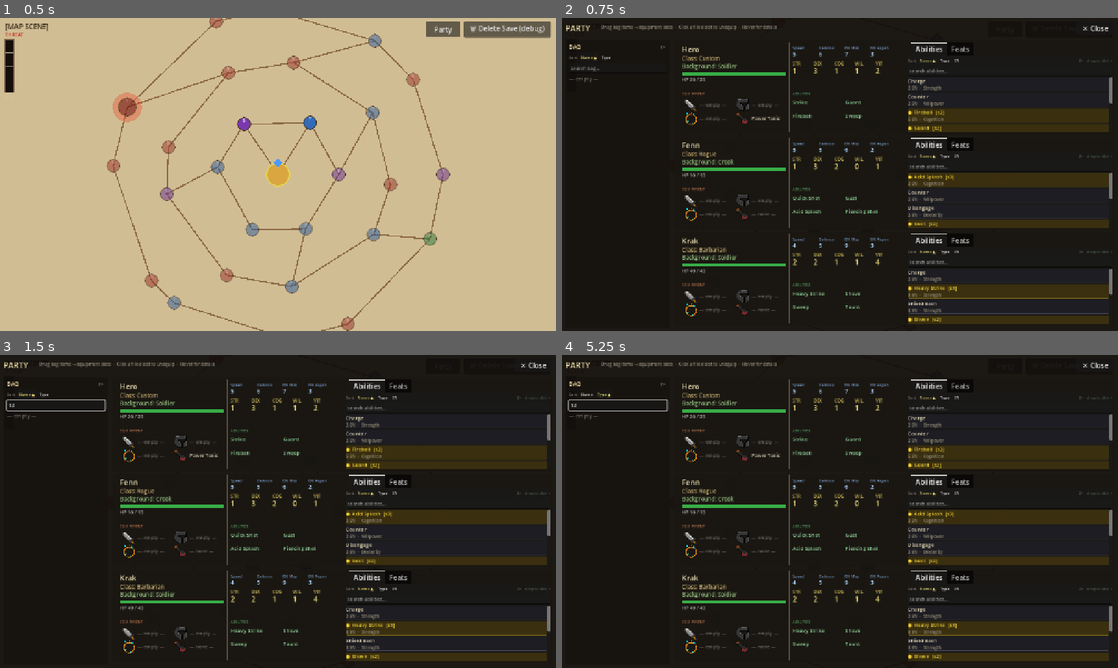
Above: before the commit, frames 1-4 (two rows, left to right).
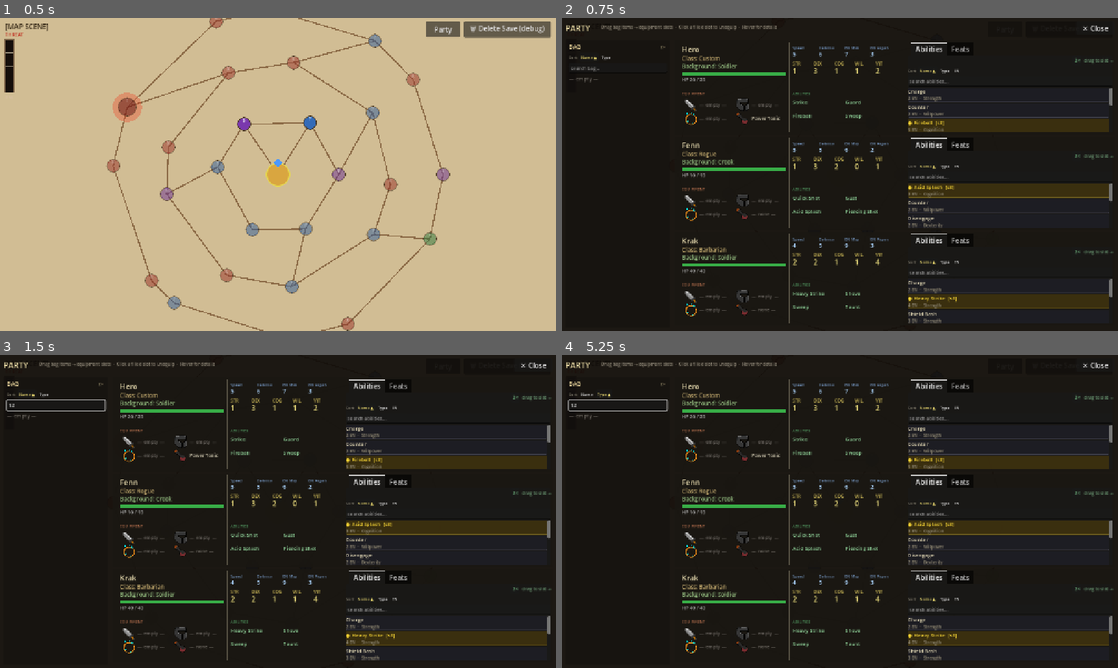
Above: after the commit, the same moments.

Repository: caleb-the-dev/RogueFinder
Game: Godot game, scene res://main.tscn
Same seed, same stepped clock (60 frames per second), same inputs: the game is played once before the commit and once after it.
Inputs (mouse positions are in pixels of both pictures, inside the frame that each line leads up to):
- Up to frame 1 (0.5 s): no input
- Up to frame 2 (0.75 s): click "Party" at 0.5 s
- Up to frame 3 (1.5 s): click (55, 405) at 1.27 s; type "12" at 1.35 s
- Up to frame 4 (5.25 s): click "2×" at 2 s; click "1×" at 2.75 s; click "Name ▲" at 3.5 s; click "Name ▼" at 4.25 s; click "Type" at 5 s

Frame 1 is identical in both runs. In frame 2, 9.7% of the frame differs, in the area x 62-100%, y 13-98%; in frame 3, 9.7%; in frame 4, 9.7%.

Commit message:
feat(ui): party sheet — inventory compare, ability 2x fix, prominent view controls
- Inventory drag-compare: hovering equipment over a filled slot shows CURRENT vs
  REPLACING panel; consumable slots get the same treatment
- Refactored compare panel into _make_compare_panel / _make_compare_col helpers
  so all three compare functions (abilities, equip, consumable) share the code
- Ability 2x mode: hide EN/type sub-line so items are less cramped; name scales
  to 11px; SIZE_EXPAND_FILL on each panel ensures grid fills available width
- Ability tab: view toggle (1x/2x) and 'drag to slot' moved to a dedicated top
  bar above the sort row with larger font for better visibility

Co-Authored-By: Claude Sonnet 4.6 <noreply@anthropic.com>

Diff:
--- a/rogue-finder/scripts/party/PartySheet.gd
+++ b/rogue-finder/scripts/party/PartySheet.gd
@@ -663,11 +663,26 @@
 				)
 
 		var st: int = slot_type; var mi: int = member_idx; var sf: String = slot_field
+		var cur_eq_cap: EquipmentData = eq
+		var cur_con_cap: String = member.consumable
+		var sb_cap: Button = slot_btn
 		slot_btn.set_drag_forwarding(
 			Callable(),
-			func(_p: Vector2, data: Variant) -> bool:
-				return _can_drop_here(data, st, is_dead),
+			func(drop_pos: Vector2, data: Variant) -> bool:
+				if _can_drop_here(data, st, is_dead):
+					if data is Dictionary and data.has("item"):
+						var inc: Dictionary = (data as Dictionary)["item"]
+						if st == SLOT_CONSUMABLE and cur_con_cap != "":
+							_show_consumable_compare(sb_cap.global_position + drop_pos,
+								cur_con_cap, inc)
+						elif st != SLOT_CONSUMABLE and cur_eq_cap != null:
+							_show_equip_compare(sb_cap.global_position + drop_pos,
+								cur_eq_cap, inc)
+					return true
+				_clear_drag_compare()
+				return false,
 			func(_p: Vector2, data: Variant) -> void:
+				_clear_drag_compare()
 				_drop_to_slot(data["item"], mi, sf)
 		)
 
@@ -778,7 +793,34 @@
 	abil_tab.add_theme_constant_override("separation", 2)
 	tabs.add_child(abil_tab)
 
-	# Sort controls row + hint label
+	# Top bar: view toggle + drag hint, right-aligned and prominent
+	var top_bar := HBoxContainer.new()
+	top_bar.add_theme_constant_override("separation", 6)
+	abil_tab.add_child(top_bar)
+	var top_spacer := Control.new()
+	top_spacer.size_flags_horizontal = Control.SIZE_EXPAND_FILL
+	top_bar.add_child(top_spacer)
+	var abil_view_btn := Button.new()
+	abil_view_btn.text = "2×" if not _abil_views_wide[member_idx] else "1×"
+	abil_view_btn.flat = false
+	abil_view_btn.add_theme_font_size_override("font_size", 10)
+	abil_view_btn.add_theme_color_override("font_color", Color(0.42, 0.68, 0.48))
+	abil_view_btn.tooltip_text = "Toggle 1 or 2 abilities per row"
+	var mi_view: int = member_idx
+	abil_view_btn.pressed.connect(func() -> void:
+		_abil_views_wide[mi_view] = not _abil_views_wide[mi_view]
+		_rebuild()
+	)
+	top_bar.add_child(abil_view_btn)
+	var hint_lbl := Label.new()
+	hint_lbl.text = "drag to slot →"
+	hint_lbl.add_theme_font_size_override("font_size", 10)
+	hint_lbl.add_theme_color_override("font_color", Color(0.42, 0.60, 0.45))
+	hint_lbl.mouse_filter = Control.MOUSE_FILTER_IGNORE
+	hint_lbl.vertical_alignment = VERTICAL_ALIGNMENT_CENTER
+	top_bar.add_child(hint_lbl)
+
+	# Sort row (left-aligned, compact)
 	var sort_row := HBoxContainer.new()
 	sort_row.add_theme_constant_override("separation", 3)
 	abil_tab.add_child(sort_row)
@@ -807,28 +849,6 @@
 			_rebuild()
 		)
 		sort_row.add_child(sbtn)
-	# View toggle + hint right-aligned
-	var spacer := Control.new()
-	spacer.size_flags_horizontal = Control.SIZE_EXPAND_FILL
-	sort_row.add_child(spacer)
-	var abil_view_btn := Button.new()
-	abil_view_btn.text = "2×" if not _abil_views_wide[member_idx] else "1×"
-	abil_view_btn.flat = true
-	abil_view_btn.add_theme_font_size_override("font_size", 9)
-	abil_view_btn.add_theme_color_override("font_color", Color(0.42, 0.52, 0.42, 0.80))
-	abil_view_btn.tooltip_text = "Toggle 1 or 2 abilities per row"
-	var mi_view: int = member_idx
-	abil_view_btn.pressed.connect(func() -> void:
-		_abil_views_wide[mi_view] = not _abil_views_wide[mi_view]
-		_rebuild()
-	)
-	sort_row.add_child(abil_view_btn)
-	var hint_lbl := Label.new()
-	hint_lbl.text = "drag to slot →"
-	hint_lbl.add_theme_font_size_override("font_size", 9)
-	hint_lbl.add_theme_color_override("font_color", Color(0.42, 0.52, 0.42, 0.60))
-	hint_lbl.mouse_filter = Control.MOUSE_FILTER_IGNORE
-	sort_row.add_child(hint_lbl)
 
 	# Search bar
 	var search_edit := LineEdit.new()
@@ -920,10 +940,12 @@
 			sbox.border_color = Color(0.42, 0.36, 0.12, 0.70) if is_slotted \
 				else Color(0.25, 0.25, 0.30, 0.60)
 			sbox.set_corner_radius_all(2)
+			ab_pnl.size_flags_horizontal = Control.SIZE_EXPAND_FILL
 			ab_pnl.add_theme_stylebox_override("panel", sbox)
 			ab_pnl.tooltip_text = tip
 			abil_container.add_child(ab_pnl)
 
+			var wide: bool = _abil_views_wide[member_idx]
 			var inner := VBoxContainer.new()
 			inner.add_theme_constant_override("separation", 1)
 			ab_pnl.add_child(inner)
@@ -931,20 +953,21 @@
 			var ab_name := Label.new()
 			ab_name.text = ("● " if is_slotted else "") + ab.ability_name \
 				+ ("  [s%d]" % (slot_idx + 1) if is_slotted else "")
-			ab_name.add_theme_font_size_override("font_size", 12)
+			ab_name.add_theme_font_size_override("font_size", 11 if wide else 12)
 			ab_name.add_theme_color_override("font_color",
 				Color(0.95, 0.82, 0.20) if is_slotted else Color(0.90, 0.86, 0.72))
 			ab_name.tooltip_text = tip
 			ab_name.mouse_filter = Control.MOUSE_FILTER_IGNORE
 			inner.add_child(ab_name)
 
-			var ab_sub := Label.new()
-			ab_sub.text = "%d EN  ·  %s" % [ab.energy_cost, _attr_name(ab.attribute)]
-			ab_sub.add_theme_font_size_override("font_size", 10)
-			ab_sub.add_theme_color_override("font_color", Color(0.55, 0.52, 0.44))
-			ab_sub.tooltip_text = tip
-			ab_sub.mouse_filter = Control.MOUSE_FILTER_IGNORE
-			inner.add_child(ab_sub)
+			if not wide:
+				var ab_sub := Label.new()
+				ab_sub.text = "%d EN  ·  %s" % [ab.energy_cost, _attr_name(ab.attribute)]
+				ab_sub.add_theme_font_size_override("font_size", 10)
+				ab_sub.add_theme_color_override("font_color", Color(0.55, 0.52, 0.44))
+				ab_sub.tooltip_text = tip
+				ab_sub.mouse_filter = Control.MOUSE_FILTER_IGNORE
+				inner.add_child(ab_sub)
 
 			if not member.is_dead:
 				var ai: String = ab_id
@@ -977,11 +1000,108 @@
 
 func _show_drag_compare(near_pos: Vector2, existing_id: String, incoming_id: String) -> void:
 	if _cmp_existing == existing_id and _cmp_incoming == incoming_id:
-		return  ## already showing the right pair — no-op
+		return
 	_clear_drag_compare()
 	_cmp_existing = existing_id
 	_cmp_incoming = incoming_id
 
+	var panel := _make_compare_panel()
+	var hbox := HBoxContainer.new()
+	hbox.add_theme_constant_override("separation", 14)
+	panel.add_child(hbox)
+
+	for pair: Array in [
+			["CURRENT", existing_id, Color(0.85, 0.32, 0.28)],
+			["→  REPLACING", incoming_id, Color(0.38, 0.72, 0.45)]
+		]:
+		var ab: AbilityData = AbilityLibrary.get_ability(pair[1])
+		var col := _make_compare_col(hbox, pair[0], pair[2])
+		_add_cmp_label(col, ab.ability_name, 14, Color(0.92, 0.88, 0.78))
+		_add_cmp_label(col, "%d EN  ·  %s" % [ab.energy_cost, _attr_name(ab.attribute)],
+			10, Color(0.65, 0.62, 0.50))
+		_add_cmp_desc(col, ab.description)
+
+	var panel_w: float = 360.0; var panel_h: float = 110.0
+	panel.position = Vector2(
+		clampf(near_pos.x, MID_X, VIEWPORT_W - panel_w - 8.0),
+		clampf(near_pos.y + 22.0, CONTENT_TOP, VIEWPORT_H - panel_h - 8.0)
+	)
+
+func _clear_drag_compare() -> void:
+	if _drag_compare_panel != null and is_instance_valid(_drag_compare_panel):
+		_drag_compare_panel.queue_free()
+	_drag_compare_panel = null
+	_cmp_existing = ""
+	_cmp_incoming = ""
+
+func _show_equip_compare(near_pos: Vector2, cur_eq: EquipmentData, incoming: Dictionary) -> void:
+	var key_b: String = incoming.get("id", "")
+	if _cmp_existing == cur_eq.equipment_id and _cmp_incoming == key_b:
+		return
+	_clear_drag_compare()
+	_cmp_existing = cur_eq.equipment_id
+	_cmp_incoming = key_b
+
+	var panel := _make_compare_panel()
+	var hbox := HBoxContainer.new()
+	hbox.add_theme_constant_override("separation", 14)
+	panel.add_child(hbox)
+
+	# Left: current equipped item
+	var col_a := _make_compare_col(hbox, "CURRENT", Color(0.85, 0.32, 0.28))
+	_add_cmp_label(col_a, cur_eq.equipment_name, 14, Color(0.92, 0.88, 0.78))
+	_add_cmp_label(col_a, "%s  %s" % [_slot_name(cur_eq.slot), _bonuses_str(cur_eq.stat_bonuses)],
+		10, Color(0.65, 0.62, 0.50))
+	_add_cmp_desc(col_a, cur_eq.description)
+
+	# Right: incoming item from bag
+	var col_b := _make_compare_col(hbox, "→  REPLACING", Color(0.38, 0.72, 0.45))
+	if incoming.get("item_type", "") == "equipment":
+		var in_eq: EquipmentData = EquipmentLibrary.get_equipment(incoming["id"])
+		_add_cmp_label(col_b, in_eq.equipment_name, 14, Color(0.92, 0.88, 0.78))
+		_add_cmp_label(col_b, "%s  %s" % [_slot_name(in_eq.slot), _bonuses_str(in_eq.stat_bonuses)],
+			10, Color(0.65, 0.62, 0.50))
+		_add_cmp_desc(col_b, in_eq.description)
+	else:
+		_add_cmp_label(col_b, incoming.get("name", "?"), 14, Color(0.92, 0.88, 0.78))
+		_add_cmp_desc(col_b, incoming.get("description", ""))
+
+	var panel_w: float = 360.0; var panel_h: float = 110.0
+	panel.position = Vector2(
+		clampf(near_pos.x, LEFT_X, VIEWPORT_W - panel_w - 8.0),
+		clampf(near_pos.y + 22.0, CONTENT_TOP, VIEWPORT_H - panel_h - 8.0)
+	)
+
+func _show_consumable_compare(near_pos: Vector2, cur_id: String, incoming: Dictionary) -> void:
+	var key_b: String = incoming.get("id", "")
+	if _cmp_existing == cur_id and _cmp_incoming == key_b:
+		return
+	_clear_drag_compare()
+	_cmp_existing = cur_id
+	_cmp_incoming = key_b
+
+	var panel := _make_compare_panel()
+	var hbox := HBoxContainer.new()
+	hbox.add_theme_constant_override("separation", 14)
+	panel.add_child(hbox)
+
+	var cur_cd: ConsumableData = ConsumableLibrary.get_consumable(cur_id)
+	var col_a := _make_compare_col(hbox, "CURRENT", Color(0.85, 0.32, 0.28))
+	_add_cmp_label(col_a, cur_cd.consumable_name, 14, Color(0.92, 0.88, 0.78))
+	_add_cmp_desc(col_a, cur_cd.description)
+
+	var col_b := _make_compare_col(hbox, "→  REPLACING", Color(0.38, 0.72, 0.45))
+	_add_cmp_label(col_b, incoming.get("name", "?"), 14, Color(0.92, 0.88, 0.78))
+	_add_cmp_desc(col_b, incoming.get("description", ""))
+
+	var panel_w: float = 360.0; var panel_h: float = 110.0
+	panel.position = Vector2(
+		clampf(near_pos.x, LEFT_X, VIEWPORT_W - panel_w - 8.0),
+		clampf(near_pos.y + 22.0, CONTENT_TOP, VIEWPORT_H - panel_h - 8.0)
+	)
+
+## Shared helpers for compare panels
+func _make_compare_panel() -> PanelContainer:
 	var panel := PanelContainer.new()
 	panel.z_index = 100
 	var sbox := StyleBoxFlat.new()
@@ -995,62 +1115,35 @@
 	panel.add_theme_stylebox_override("panel", sbox)
 	add_child(panel)
 	_drag_compare_panel = panel
-
-	var hbox := HBoxContainer.new()
-	hbox.add_theme_constant_override("separation", 14)
-	panel.add_child(hbox)
-
-	# Vertical divider drawn as a ColorRect between columns
-	for pair: Array in [
-			["CURRENT", existing_id, Color(0.85, 0.32, 0.28)],
-			["→  REPLACING", incoming_id, Color(0.38, 0.72, 0.45)]
-		]:
-		var col := VBoxContainer.new()
-		col.custom_minimum_size = Vector2(160.0, 0.0)
-		col.add_theme_constant_override("separation", 2)
-		hbox.add_child(col)
-
-		var hdr := Label.new()
-		hdr.text = pair[0] as String
-		hdr.add_theme_font_size_override("font_size", 9)
-		hdr.add_theme_color_override("font_color", pair[2])
-		col.add_child(hdr)
-
-		var ab: AbilityData = AbilityLibrary.get_ability(pair[1])
-
-		var name_lbl := Label.new()
-		name_lbl.text = ab.ability_name
-		name_lbl.add_theme_font_size_override("font_size", 14)
-		name_lbl.add_theme_color_override("font_color", Color(0.92, 0.88, 0.78))
-		col.add_child(name_lbl)
-
-		var sub_lbl := Label.new()
-		sub_lbl.text = "%d EN  ·  %s" % [ab.energy_cost, _attr_name(ab.attribute)]
-		sub_lbl.add_theme_font_size_override("font_size", 10)
-		sub_lbl.add_theme_color_override("font_color", Color(0.65, 0.62, 0.50))
-		col.add_child(sub_lbl)
-
-		var desc_lbl := Label.new()
-		desc_lbl.text = ab.description
-		desc_lbl.autowrap_mode = TextServer.AUTOWRAP_WORD_SMART
-		desc_lbl.custom_minimum_size = Vector2(160.0, 0.0)
-		desc_lbl.add_theme_font_size_override("font_size", 10)
-		desc_lbl.add_theme_color_override("font_color", Color(0.72, 0.70, 0.62))
-		col.add_child(desc_lbl)
-
-	# Position below the hovered slot, clamped to viewport
-	var panel_w: float = 360.0; var panel_h: float = 110.0
-	panel.position = Vector2(
-		clampf(near_pos.x, MID_X, VIEWPORT_W - panel_w - 8.0),
-		clampf(near_pos.y + 22.0, CONTENT_TOP, VIEWPORT_H - panel_h - 8.0)
-	)
-
-func _clear_drag_compare() -> void:
-	if _drag_compare_panel != null and is_instance_valid(_drag_compare_panel):
-		_drag_compare_panel.queue_free()
-	_drag_compare_panel = null
-	_cmp_existing = ""
-	_cmp_incoming = ""
+	return panel
+
+func _make_compare_col(parent: Control, header: String, header_color: Color) -> VBoxContainer:
+	var col := VBoxContainer.new()
+	col.custom_minimum_size = Vector2(160.0, 0.0)
+	col.add_theme_constant_override("separation", 2)
+	parent.add_child(col)
+	var hdr := Label.new()
+	hdr.text = header
+	hdr.add_theme_font_size_override("font_size", 9)
+	hdr.add_theme_color_override("font_color", header_color)
+	col.add_child(hdr)
+	return col
+
+func _add_cmp_label(col: VBoxContainer, text: String, font_size: int, color: Color) -> void:
+	var lbl := Label.new()
+	lbl.text = text
+	lbl.add_theme_font_size_override("font_size", font_size)
+	lbl.add_theme_color_override("font_color", color)
+	col.add_child(lbl)
+
+func _add_cmp_desc(col: VBoxContainer, text: String) -> void:
+	var lbl := Label.new()
+	lbl.text = text
+	lbl.autowrap_mode = TextServer.AUTOWRAP_WORD_SMART
+	lbl.custom_minimum_size = Vector2(160.0, 0.0)
+	lbl.add_theme_font_size_override("font_size", 10)
+	lbl.add_theme_color_override("font_color", Color(0.72, 0.70, 0.62))
+	col.add_child(lbl)
 
 ## --- Drag-and-Drop Logic ---
 
